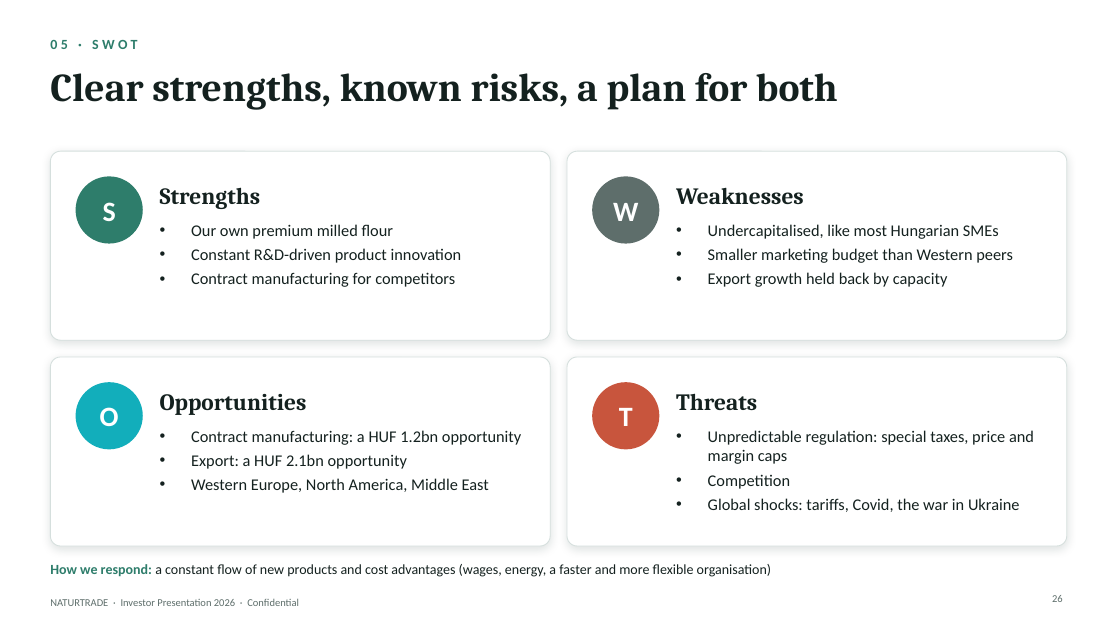
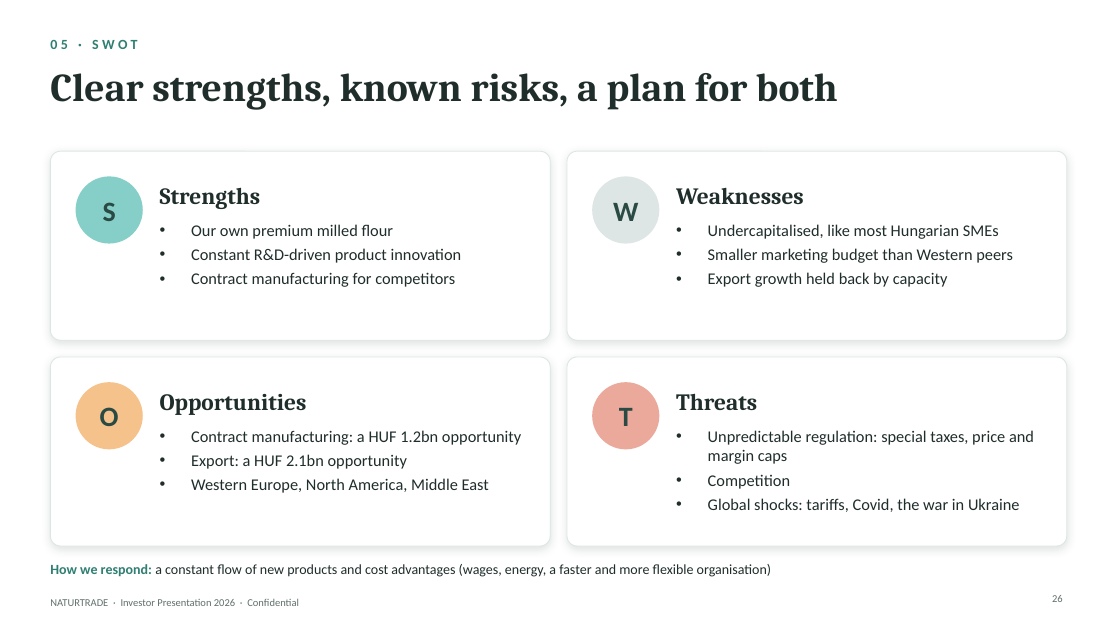
Before and after one commit to vehamiki/testrep1, a slide deck: slide 26 of investor-pitch/Naturtrade_Investor_Pitch_2026_EN.pptx. Drawn at 1120x630 pixels with LibreOffice and Linux fonts; fonts in the diff are those of the drawing. Boxes give left, top, right and bottom in pixels: in the first picture for what was removed or moved away, otherwise in the second. Text is boxed around its words. In the diff, an @@ line names an element or a change of style, - is before the commit and + after.

```diff
--- a/investor-pitch/Naturtrade_Investor_Pitch_2026_EN.pptx
+++ b/investor-pitch/Naturtrade_Investor_Pitch_2026_EN.pptx
@@ outline #D5DFDD 0.75 pt to #DDE6E4 0.75 pt in 4 elements at (x1=567, y1=151, x2=1067, y2=340), (x1=50, y1=357, x2=550, y2=546), (x1=567, y1=357, x2=1067, y2=546), (x1=50, y1=151, x2=550, y2=340) @@
@@ ellipse at (x1=76, y1=176, x2=143, y2=244): fill #2E7D6B to #86CFC8 @@
@@ ellipse at (x1=592, y1=176, x2=660, y2=244): fill #5E6E6B to #DDE6E4 @@
@@ ellipse at (x1=76, y1=382, x2=143, y2=450): fill #12AEBB to #F6C28B @@
@@ text colour #FFFFFF to #2A4A44 in 4 elements at (x1=103, y1=202, x2=116, y2=221), (x1=613, y1=203, x2=638, y2=221), (x1=100, y1=407, x2=119, y2=426), (x1=619, y1=408, x2=633, y2=426) @@
@@ ellipse at (x1=592, y1=382, x2=660, y2=450): fill #C8553D to #EBA99B @@
```
Also in this commit, not shown: 31 other slides changed, 3 other files.
